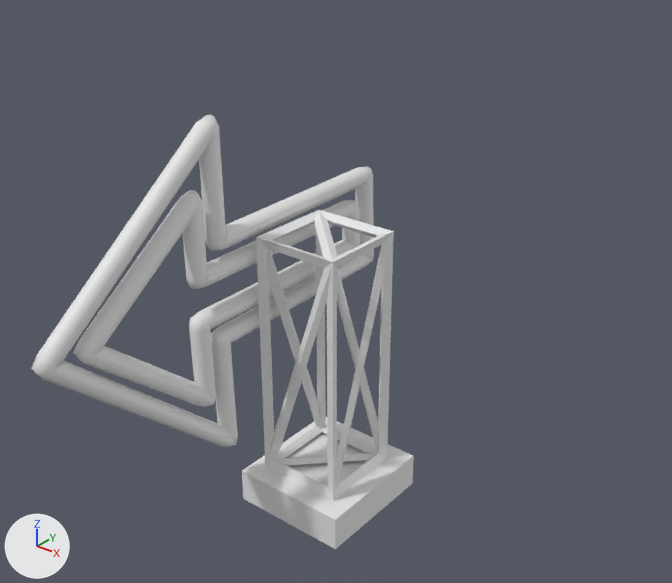
What one commit did to the FBX model ThroughTheAges/Assets/Art/Arrow.fbx.
Rendered twice from a camera (50 mm lens) standing at (4.68, -5.09, 5.13) and looking at (0.71, -0.12, 2.05). The lights are fixed; the arrows at lower left show +X, +Y and +Z. Where no turn or scale is listed for an object, it has been applied to the vertices. Vertices at the same position are counted once.

Script lines for the objects in view, before the commit:
```python
me_beziercircle = bpy.data.meshes.new('BezierCircle')
me_beziercircle.from_pydata(...)  # 2016 vertices, 2016 faces; spans x -0.08..0.08, y -2.3..1.27, z 0.62..3.4
me_cube_227 = bpy.data.meshes.new('Cube.227')
me_cube_227.from_pydata(...)  # 62 vertices, 82 faces; spans x 0.02..1.04, y -0.54..0.54, z 0.02..2.43
ob_beziercircle = bpy.data.objects.new('BezierCircle', me_beziercircle)
ob_beziercircle.location = (0.0, 0.0, 0.0)
ob_cube_005 = bpy.data.objects.new('Cube.005', me_cube_227)
ob_cube_005.location = (0.0, 0.0, 0.0)
```
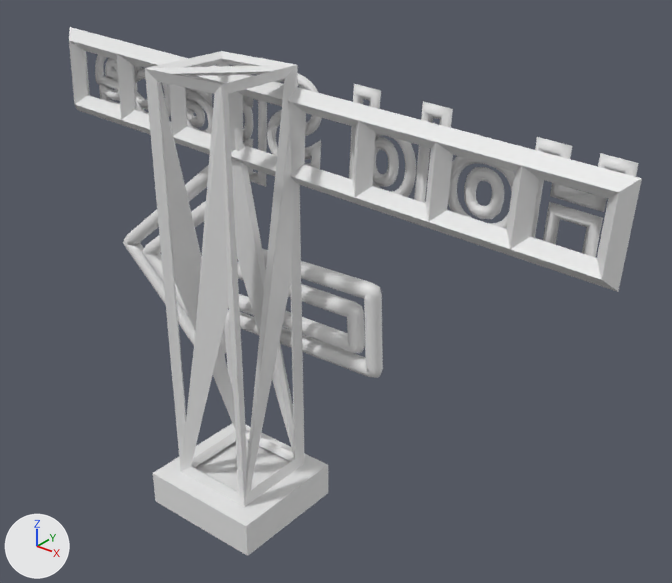
Where the change shows, as pixel boxes [x1, y1, x2, y2] in the pictures (672 x 583 px; the box of a moved part takes in the faces that stretch with it):
'Cube.005', reshaped, turned: before [242, 210, 414, 549]; after [145, 51, 328, 556]
'BezierCircle', turned, rescaled: before [31, 114, 374, 447]; after [123, 165, 383, 394]
'Plane.001', added: after [69, 27, 642, 292]
'Text', added: after [95, 55, 639, 258]
part 1 of me_cube_227, moved or reshaped: before [256, 210, 394, 500]; after [145, 51, 305, 507]

What changed in the scene script:
```text
Change me_cube_227:
    where me_cube_227.from_pydata(...)  # 62 vertices, 82 faces; spans x 0.02..1.04, y -0.54..0.54, z 0.02..2.43
    used by ob_cube_005; location = (0.0, 0.0, 0.0)
    me_cube_227 part 1: all 22 vertices in x 0.13..0.88, y -0.37..0.37, z 2.34..2.43 are moved by (0.0, 0.0, 1.29)
Add me_text:
    me_text.from_pydata(...)  # 1608 vertices, 1608 faces; spans x -4.9..0.01, y -0.04..0.04, z -0.09..0.85
Add me_plane_003:
    me_plane_003.from_pydata(...)  # 86 vertices, 100 faces; spans x -2.55..2.55, y -0.11..0.11, z -0.5..0.5
Change ob_cube_005:
    ob_cube_005.rotation_euler: (0.0, 0.0, 0.0) -> (0.0, 0.0, -1.571)  # degrees (0, 0, 0) -> degrees (0, 0, -90)
Change ob_beziercircle:
    ob_beziercircle.rotation_euler: (0.0, 0.0, 0.0) -> (0.0, 0.0, -1.571)  # degrees (0, 0, 0) -> degrees (0, 0, -90)
    ob_beziercircle.scale: (1.0, 1.0, 1.0) -> (0.833, 0.833, 0.833)
Add ob_text:
    ob_text = bpy.data.objects.new('Text', me_text)
    ob_text.location = (2.818, 0.0, 2.768)
Add ob_plane_001:
    ob_plane_001 = bpy.data.objects.new('Plane.001', me_plane_003)
    ob_plane_001.location = (0.356, -0.144, 3.197)
```
